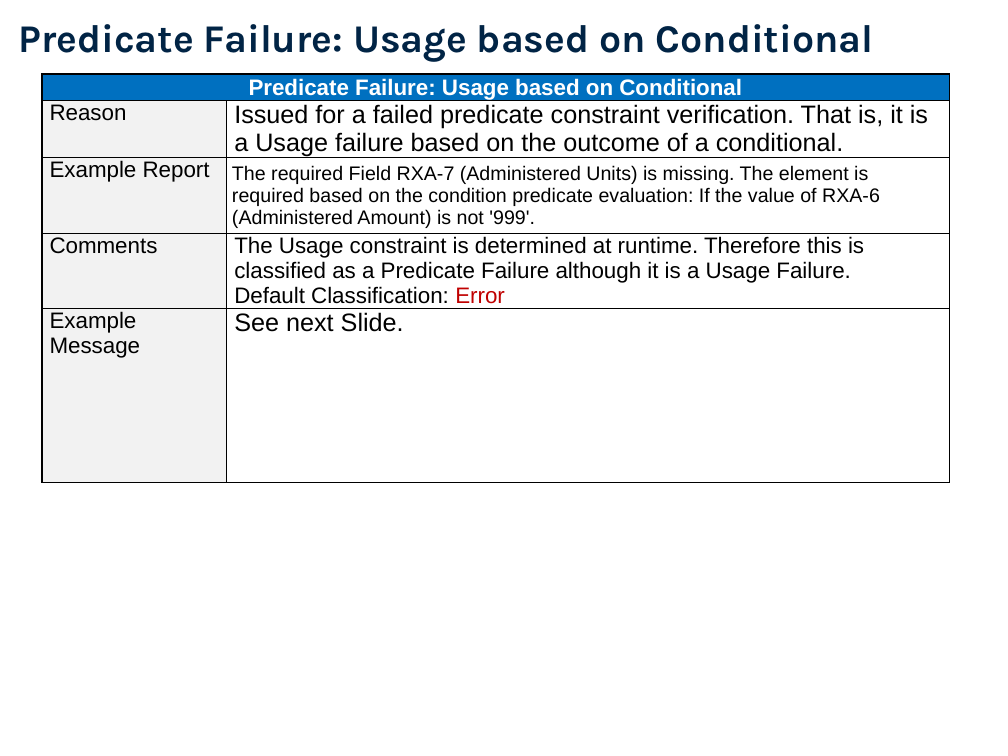
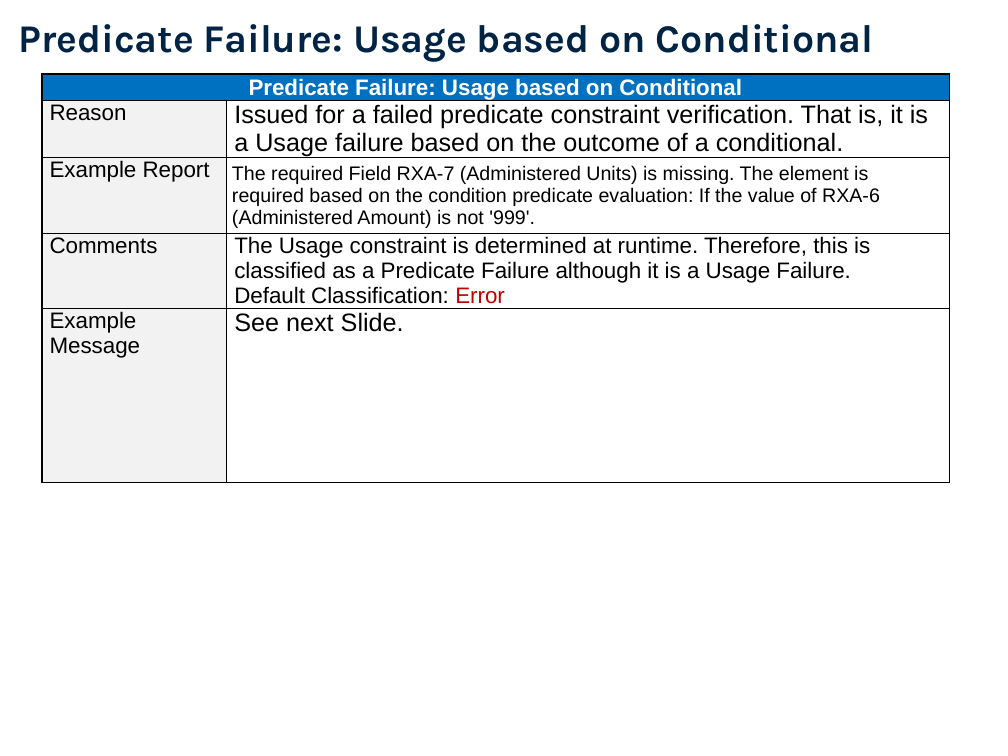
Before and after one commit to usnistgov/hit-iz-tool, a slide deck: slide 44 of hit-iz-resource/src/main/resources/Documentation/UserDocs/app/NIST-HL7v2-Understanding-Validation.pptx (slide 43 before the commit). Drawn at 1008x756 pixels with LibreOffice and Linux fonts; fonts in the diff are those of the drawing; background and template pictures are left out. Boxes give left, top, right and bottom in pixels: in the first picture for what was removed or moved away, otherwise in the second. Text is boxed around its words. In the diff, an @@ line names an element or a change of style, - is before the commit and + after.

```diff
--- a/hit-iz-resource/src/main/resources/Documentation/UserDocs/app/NIST-HL7v2-Understanding-Validation.pptx
+++ b/hit-iz-resource/src/main/resources/Documentation/UserDocs/app/NIST-HL7v2-Understanding-Validation.pptx
@@ table at box(42, 75, 950, 512) @@
-row 4, column 2: The Usage constraint is determined at runtime. Therefore this is classified as a Predicate Failure although it is a Usage Failure. / Default Classification: Error
+row 4, column 2: The Usage constraint is determined at runtime. Therefore, this is classified as a Predicate Failure although it is a Usage Failure. / Default Classification: Error
```
Also in this commit, not shown: 9 other slides changed, 1 slide added, 9 other files.
